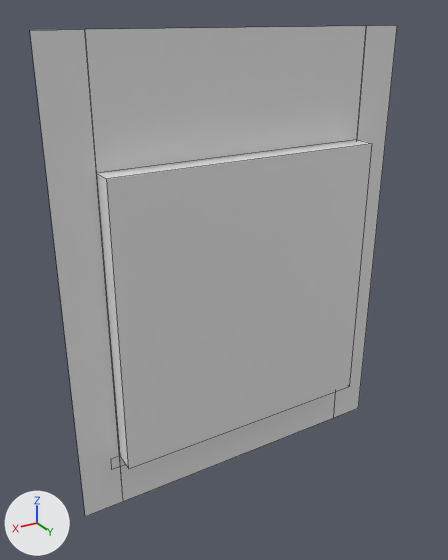
Before and after pictures for a commit that changed the FBX model modelos/region1_valle_del_alba/roblox/piezas/Pared_Escaparate.fbx.
The view is the same before and after, from a 50 mm camera at (10.82, 10.67, 10.25) aimed at (4.39, -0.05, 4.89). Arrows for +X, +Y and +Z are at lower left; the lights stay in place. The picture after the commit comes second. Mesh edges are drawn as thin lines. Where no turn or scale is listed for an object, it has been applied to the vertices. Vertices at exactly the same position are counted once.

Script lines for the objects in view, before the commit:
```python
me_k_pared_escaparate = bpy.data.meshes.new('K_Pared_Escaparate')
me_k_pared_escaparate.from_pydata(...)  # 24 vertices, 14 faces; spans x 0.0..8.0, y -0.35..0.5, z 0.0..10.0
me_k_pared_escaparate.materials.append(mat_atlas_kit)  # white #e7e7e7
ob_pared_escaparate = bpy.data.objects.new('Pared_Escaparate', me_k_pared_escaparate)
ob_pared_escaparate.location = (0.0, 0.0, 0.0)
```
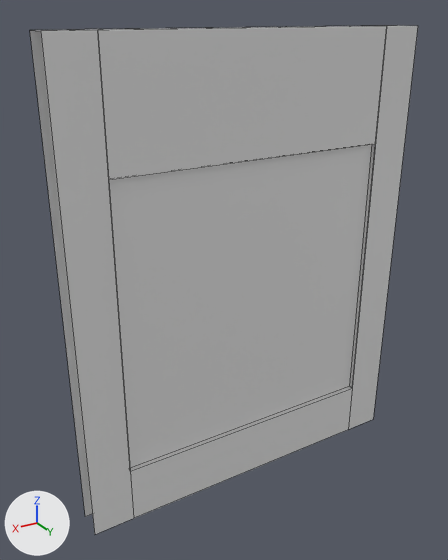
Location of each change, (x1, y1, x2, y2) in pixels of the pictures (448 x 560 px):
'Pared_Escaparate', reshaped: before (30, 25, 397, 517); after (30, 25, 418, 534)
part 1 of me_k_pared_escaparate, built on: before (96, 140, 372, 469); after (34, 25, 418, 534)

Patch to the scene script:
```diff
--- a/modelos/region1_valle_del_alba/roblox/piezas/Pared_Escaparate.fbx.py
+++ b/modelos/region1_valle_del_alba/roblox/piezas/Pared_Escaparate.fbx.py
@@ me_k_pared_escaparate @@
 # used by ob_pared_escaparate; location = (0.0, 0.0, 0.0)
-me_k_pared_escaparate.from_pydata(...)  # 24 vertices, 14 faces; spans x 0.0..8.0, y -0.35..0.5, z 0.0..10.0
+me_k_pared_escaparate.from_pydata(...)  # 36 vertices, 19 faces; spans x 0.0..8.0, y -0.35..0.6, z 0.0..10.0
+# me_k_pared_escaparate part 1
+# 4 faces are deleted
+# 6 vertices are added at (0.9, 0.6, 10.0), (0.9, 0.6, 0.0), (0.0, 0.6, 0.0), (7.1, 0.6, 10.0), (8.0, 0.6, 0.0), (7.1, 0.6, 0.0)
+# 6 new vertices lie (0.0, 0.6, 0.0) away from vertices in x 0.0..8.0, y 0.0, z 1.3..10.0
+# 9 new faces join them
 me_k_pared_escaparate.materials.append(mat_atlas_kit)
```
